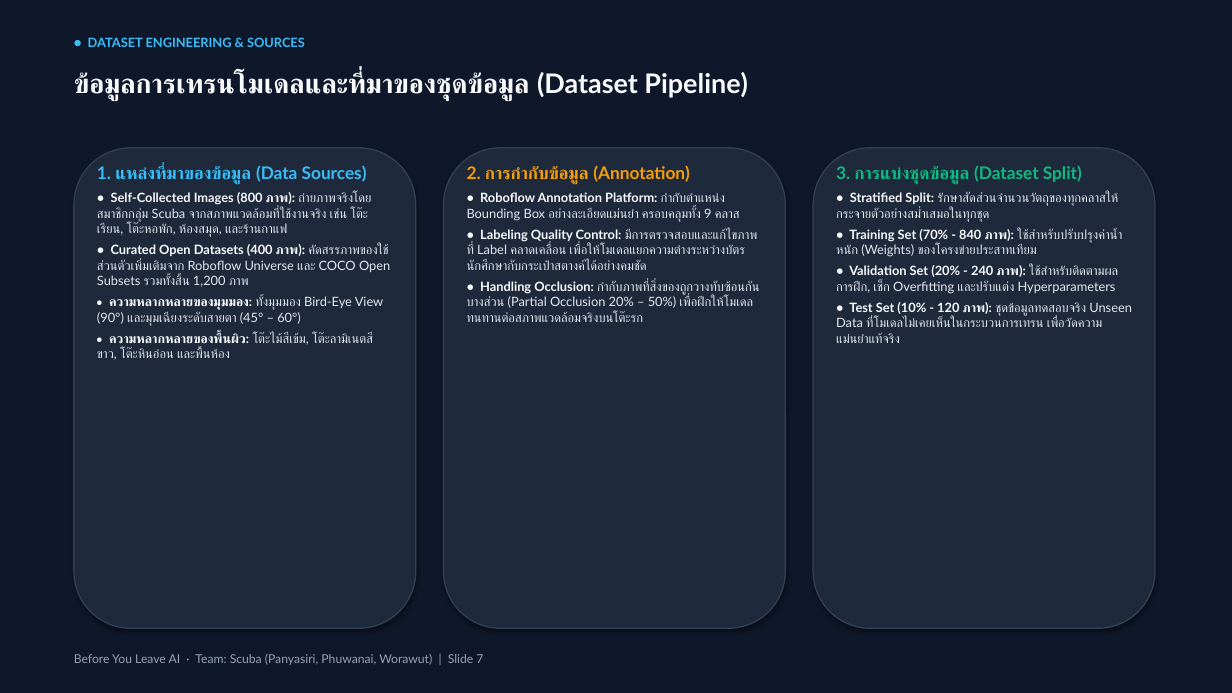
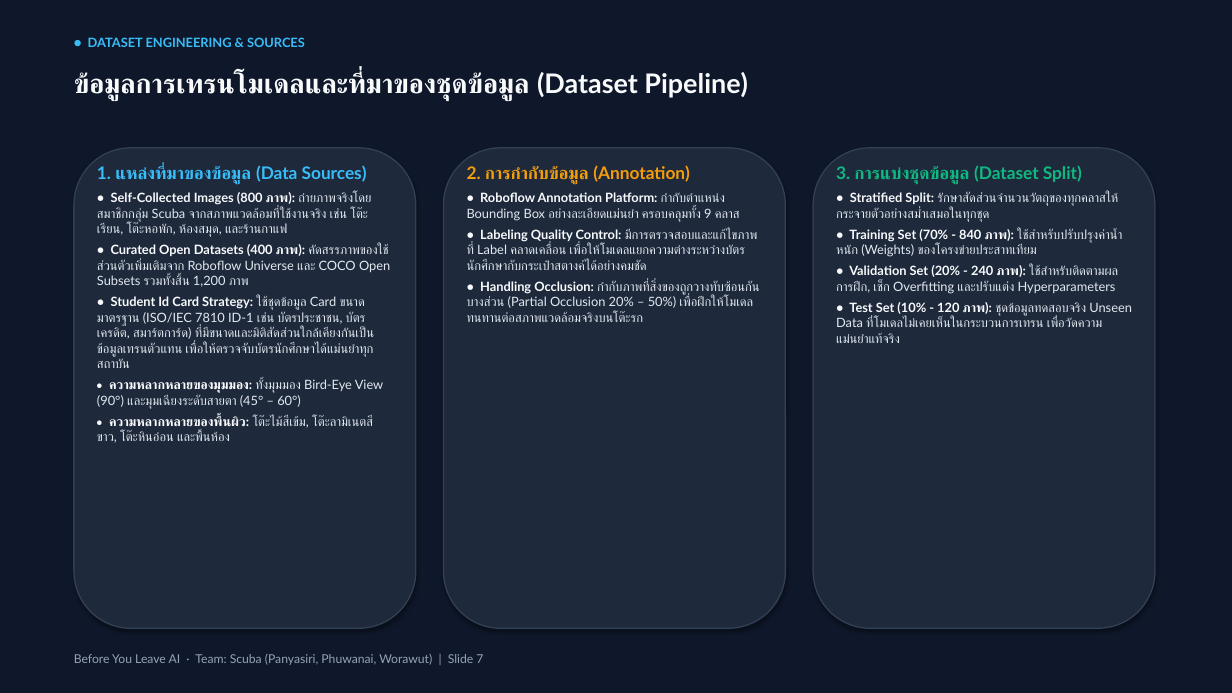
Before and after one commit to reidrizzle/before-you-leave-ai, a slide deck: slide 7 of Before_You_Leave_Presentation_TH.pptx. Drawn at 1232x693 pixels with LibreOffice and Linux fonts; fonts in the diff are those of the drawing. Boxes give left, top, right and bottom in pixels: in the first picture for what was removed or moved away, otherwise in the second. Text is boxed around its words. In the diff, an @@ line names an element or a change of style, - is before the commit and + after.

Commit message:
Update Student Id Card naming, card training dataset docs, and enhance Charger and Student Id Card detection

```diff
--- a/Before_You_Leave_Presentation_TH.pptx
+++ b/Before_You_Leave_Presentation_TH.pptx
@@ text at (97,296,374,368): paragraph added @@
+• Student Id Card Strategy: ใช้ชุดข้อมูล Card ขนาดมาตรฐาน (ISO/IEC 7810 ID-1 เช่น บัตรประชาชน, บัตรเครดิต, สมาร์ตการ์ด) ที่มีขนาดและมิติสัดส่วนใกล้เคียงกันเป็นข้อมูลเทรนตัวแทน เพื่อให้ตรวจจับบัตรนักศึกษาได้แม่นยำทุกสถาบัน
```
Also in this commit, not shown: 2 other slides changed, 6 other files.
